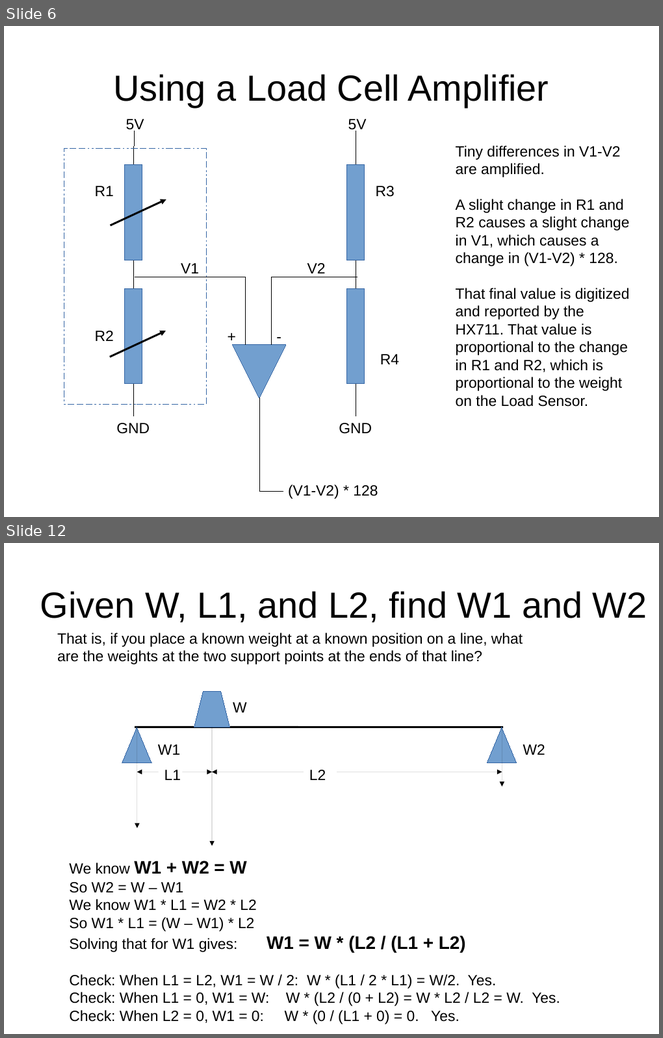
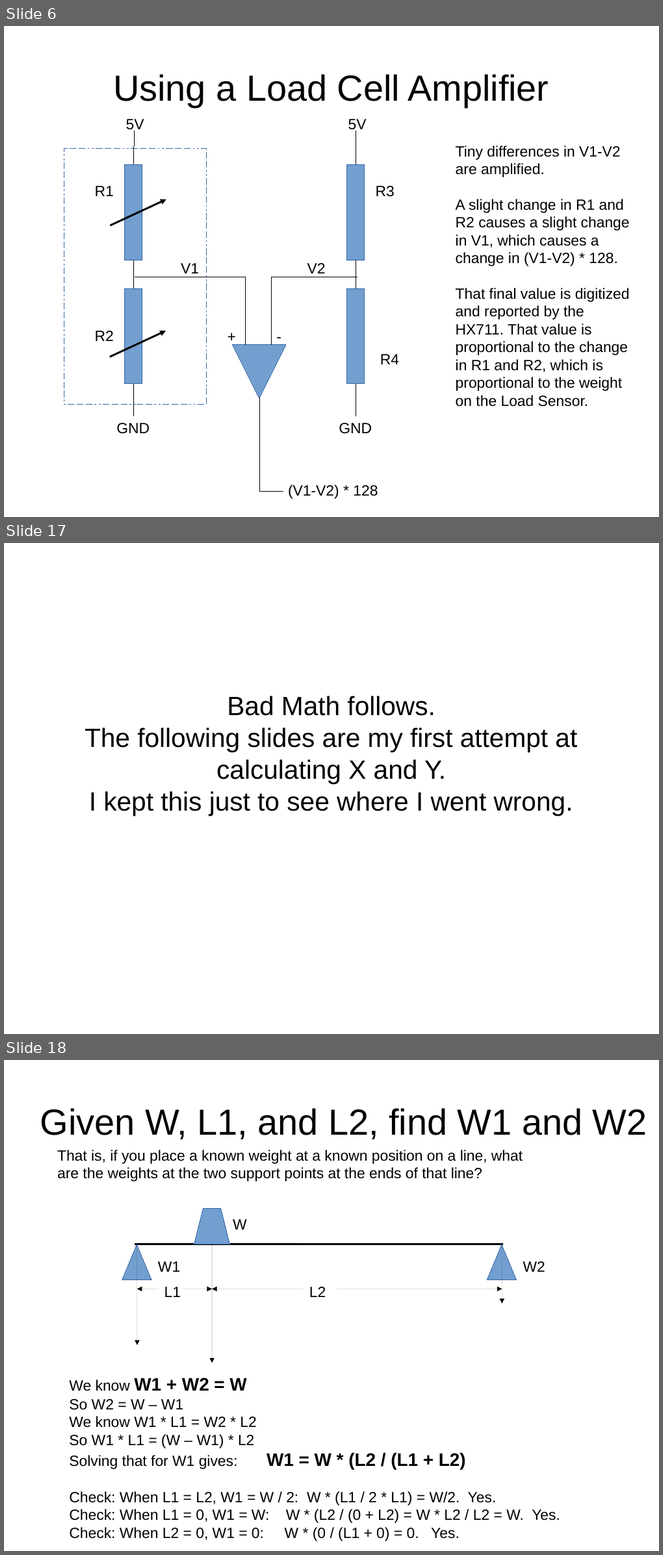
Before and after one commit to bneedhamia/CurieBLEWeightMonitor, a slide deck: ProjectMath.odp. Shown one above the other, each under a label of ours: slides 6 and 12 before the commit, slides 6, 17 and 18 after it; the slides between them are not shown. The pictures are 663x1038 and 663x1555 pixels, drawn with LibreOffice and Linux fonts; fonts in the diff are those of the drawing. Boxes give left, top, right and bottom in pixels: in the first picture for what was removed or moved away, otherwise in the second. Text is boxed around its words. In the diff, an @@ line names an element or a change of style, - is before the commit and + after.

Commit message:
redid the math to find center of gravity; marked the center of gravity of the top plywood circle

```diff
--- a/ProjectMath.odp
+++ b/ProjectMath.odp
@@ slide 17 added at [4,543,659,1034], background #FFFFFF @@
@@ subtitle added at [85,696,577,815], 32 pt, text #000000 @@
+Bad Math follows.
+The following slides are my first attempt at calculating X and Y.
+I kept this just to see where I went wrong.
@@ what was slide 12 is now slide 18 @@
```
Also in this commit, not shown: 7 slides changed, 5 other slides added, 1 slide removed, 2 other files.
